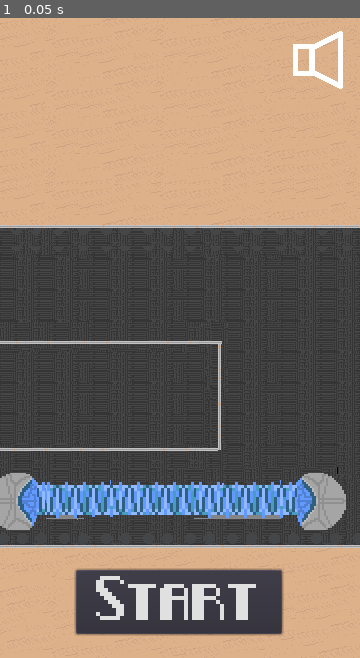
Above: before the commit, frame 1.
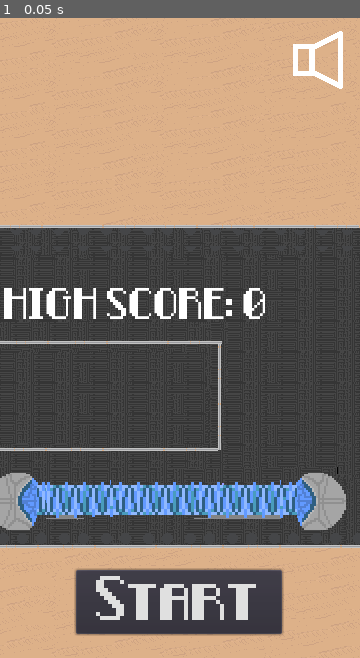
Above: after the commit, the same moment.

Repository: JordonR96/Hyper-Planet
Game: Godot game, scene res://Main.tscn
Two runs of this game, one before a commit and one after it. Both use one fixed random seed, a clock stepped at 60 frames per second and the inputs below. Sound files missing from this copy of the repository are replaced by a short silence.
Inputs:
- Up to frame 1 (0.05 s): no input

The runs differ from the first frame. In frame 1, 1.5% of the frame differs, in the area x 1-74%, y 42-48%.

Commit message:
High Score
now stores and updates high score with ne wlabel on menu/ gameover screen

Diff:
--- a/Main.gd
+++ b/Main.gd
@@ -1,7 +1,4 @@
 
-# todo
-
-# 2. have a timer that sets random time around 5-8 mins when timeout cleear screen
 #  from main and add some pointas
 extends Node2D
 
@@ -18,6 +15,7 @@
 export(int) var start_time_between_spawns =2
 
 var score = 0;
+
 
 var screen_size
 
@@ -53,17 +51,12 @@
 # Called when the node enters the scene tree for the first time.
 func _ready():
 	$Camera2D/HUD/MuteButton.set_button_icon(soundOnImagePath)
-
-
 	playing = false
 	$Camera2D.make_current();
 	screen_size = get_viewport_rect().size
 	_start_backgrounds()
-	## TODO make this a func so can call it when retry is pressed
-	# so can reset backgrounds to begginining
-	# manage backgrounds
-
 	$Camera2D/HUD/GameOver.hide()
+
 
 func _destroy_all_enemies ():
 	## calling this function will remove all enemy and enemy bullets from screen
@@ -110,6 +103,7 @@
 	$Camera2D/HUD/ScoreLabel.show()
 	$Camera2D/HUD/StartButton.hide()
 	$Camera2D/HUD/MenuSprite.visible = false
+	$Camera2D/HUD/highScore.hide()
 	$Camera2D/HUD/GameOver.hide()
 	$Camera2D/HUD/GameOver.text = ''
 
@@ -235,6 +229,12 @@
 	$Camera2D/HUD/ScoreLabel.hide()
 	$Camera2D/HUD/GameOver.show()
 	$Camera2D/HUD/GameOver.text = 'Game Over\n Score: ' + str(score)
+
+	if score > game.high_score:
+		game.high_score = score
+		$Camera2D/HUD/highScore.reload()
+
+	$Camera2D/HUD/highScore.show()
 	$Music.stop()
 	## TODOD here we play gameover tune
 
--- a/Main.tscn
+++ b/Main.tscn
@@ -9,6 +9,7 @@
 [ext_resource path="res://Background.tscn" type="PackedScene" id=7]
 [ext_resource path="res://Art/BG/menu.png" type="Texture" id=8]
 [ext_resource path="res://Art/BG/sound_icon.png" type="Texture" id=9]
+[ext_resource path="res://highScore.gd" type="Script" id=10]
 
 [sub_resource type="DynamicFont" id=1]
 size = 32
@@ -23,6 +24,10 @@
 size = 32
 extra_spacing_bottom = 47
 font_data = ExtResource( 2 )
+
+[sub_resource type="DynamicFont" id=4]
+size = 22
+font_data = ExtResource( 5 )
 
 [node name="Main" type="Node2D"]
 script = ExtResource( 1 )
@@ -62,10 +67,10 @@
 [node name="GameOver" type="Label" parent="Camera2D/HUD"]
 anchor_top = -0.00110483
 anchor_bottom = -0.00110483
-margin_left = 31.3078
-margin_top = 102.226
-margin_right = 331.308
-margin_bottom = 273.226
+margin_left = 27.0652
+margin_top = 126.975
+margin_right = 327.065
+margin_bottom = 297.975
 custom_fonts/font = SubResource( 3 )
 text = "
 "
@@ -89,6 +94,17 @@
 "_edit_use_anchors_": false
 }
 
+[node name="highScore" type="Label" parent="Camera2D/HUD"]
+margin_left = 3.53558
+margin_top = 296.278
+margin_right = 298.536
+margin_bottom = 310.278
+custom_fonts/font = SubResource( 4 )
+script = ExtResource( 10 )
+__meta__ = {
+"_edit_use_anchors_": false
+}
+
 [node name="ScoreTimer" type="Timer" parent="."]
 wait_time = 1.75
 
--- /dev/null
+++ b/highScore.gd
@@ -0,0 +1,7 @@
+extends Label
+
+func _ready():
+	set_text('HIGH SCORE: ' + str(game.high_score))
+
+func reload():
+	set_text('HIGH SCORE: ' + str(game.high_score))
--- a/project.godot
+++ b/project.godot
@@ -18,6 +18,10 @@
 config/name="Sci-fi Chase"
 run/main_scene="res://Main.tscn"
 config/icon="res://icon.png"
+
+[autoload]
+
+game="*res://scripts/game.gd"
 
 [display]
 
--- /dev/null
+++ b/scripts/game.gd
@@ -0,0 +1,26 @@
+extends Node
+
+var high_score = 0 setget set_high_score
+const filepath = 'user://high_score.data'
+
+func _ready():
+	load_high_score()
+
+func load_high_score():
+	var file = File.new()
+
+	if not file.file_exists(filepath): return
+
+	file.open(filepath, File.READ)
+	high_score = file.get_var()
+	file.close()
+
+func save_high_score():
+	var file = File.new()
+	file.open(filepath, File.WRITE)
+	file.store_var(high_score)
+	file.close()
+
+func set_high_score(new_score):
+	high_score = new_score
+	save_high_score()
Not shown: 1 places in Main.tscn that only renumber resources
